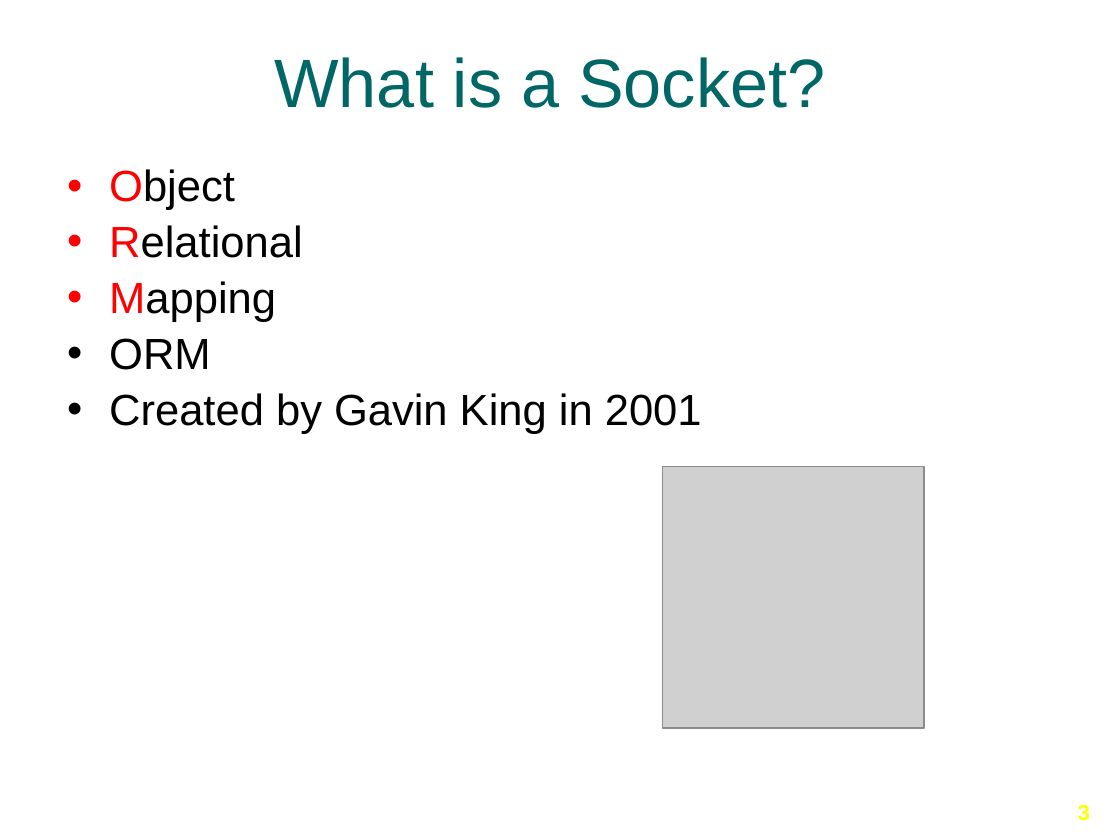
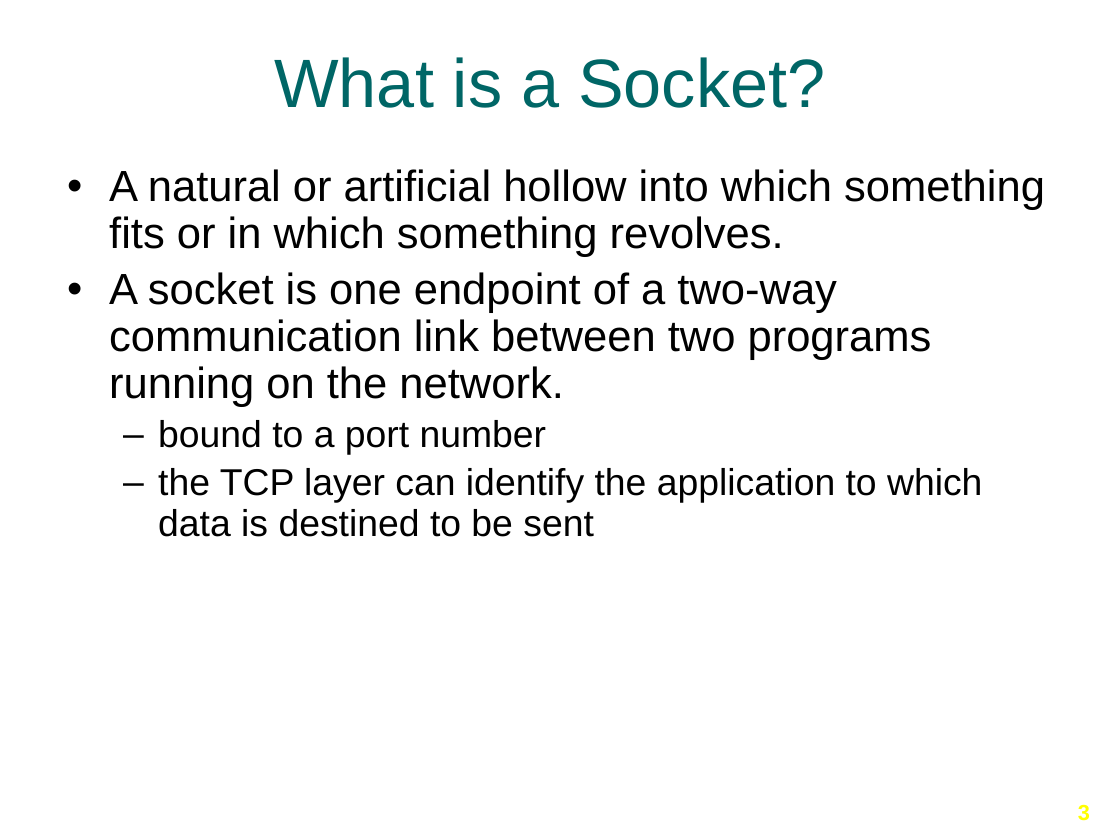
Before and after one commit to Ansilacerda/CIT360-Portfolio, a slide deck: slide 3 of Presentations/Client and Server Sockets/Client-Server-Sockets.pptx. Drawn at 1120x840 pixels with LibreOffice and Linux fonts; fonts in the diff are those of the drawing; grey boxes stand for pictures; background and template pictures are left out. Boxes give left, top, right and bottom in pixels: in the first picture for what was removed or moved away, otherwise in the second. Text is boxed around its words. In the diff, an @@ line names an element or a change of style, - is before the commit and + after.

```diff
--- a/Presentations/Client and Server Sockets/Client-Server-Sockets.pptx
+++ b/Presentations/Client and Server Sockets/Client-Server-Sockets.pptx
@@ text at [109, 169, 1045, 537]: text changed @@
-• Object
-• Relational
-• Mapping
-• ORM
-• Created by Gavin King in 2001
+• A natural or artificial hollow into which something fits or in which something revolves.
+• A socket is one endpoint of a two-way communication link between two programs running on the network.
+  – bound to a port number
+  – the TCP layer can identify the application to which data is destined to be sent
@@ picture removed at [663, 467, 924, 728] @@
```
Also in this commit, not shown: 9 slides added, 8 slides removed, 23 other files.
